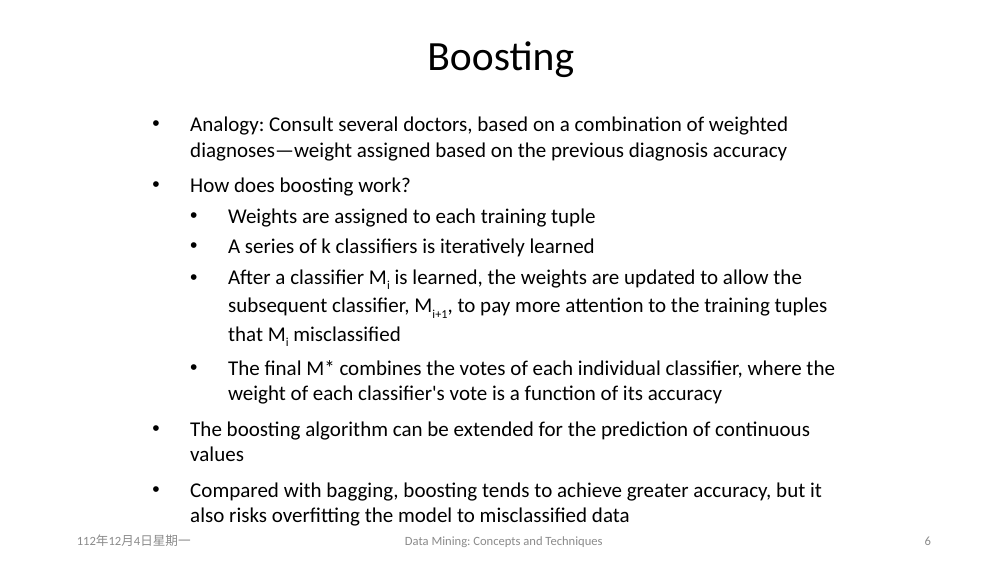
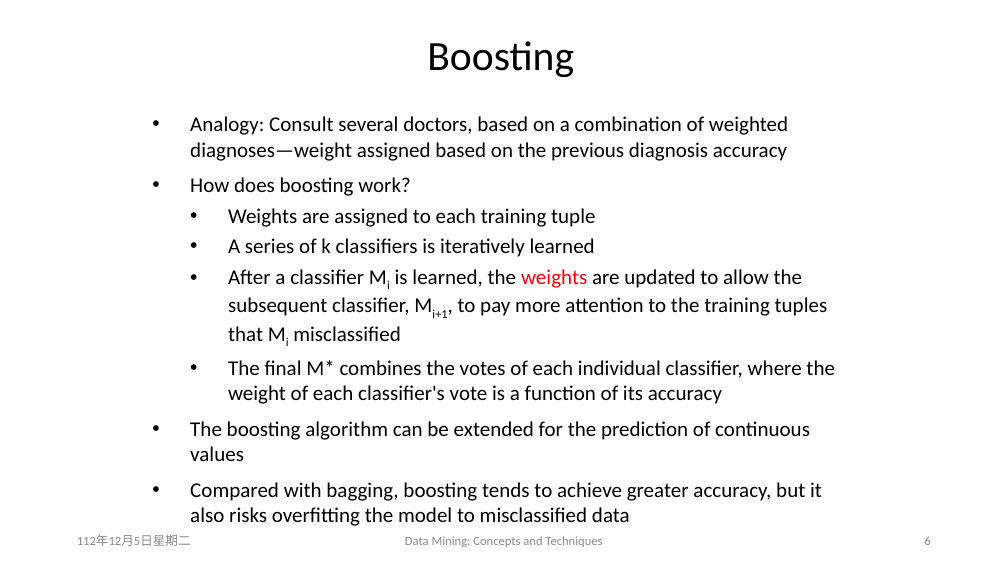
Before and after one commit to carina419/NTUST, a slide deck: slide 6 of MI5130701 資料探勘 Data Mining/Ensemble methods.pptx. Drawn at 1008x567 pixels with LibreOffice and Linux fonts; fonts in the diff are those of the drawing. Boxes give left, top, right and bottom in pixels: in the first picture for what was removed or moved away, otherwise in the second. Text is boxed around its words. In the diff, an @@ line names an element or a change of style, - is before the commit and + after.

```diff
--- a/MI5130701 資料探勘 Data Mining/Ensemble methods.pptx
+++ b/MI5130701 資料探勘 Data Mining/Ensemble methods.pptx
@@ text at [228,269,828,341]: text colour #000000 to #FF0000 in "weights" @@
@@ text at [77,535,191,546]: text changed @@
-112年12月4日星期一
+112年12月5日星期二
```
Also in this commit, not shown: 10 other slides changed, 4 other files.
